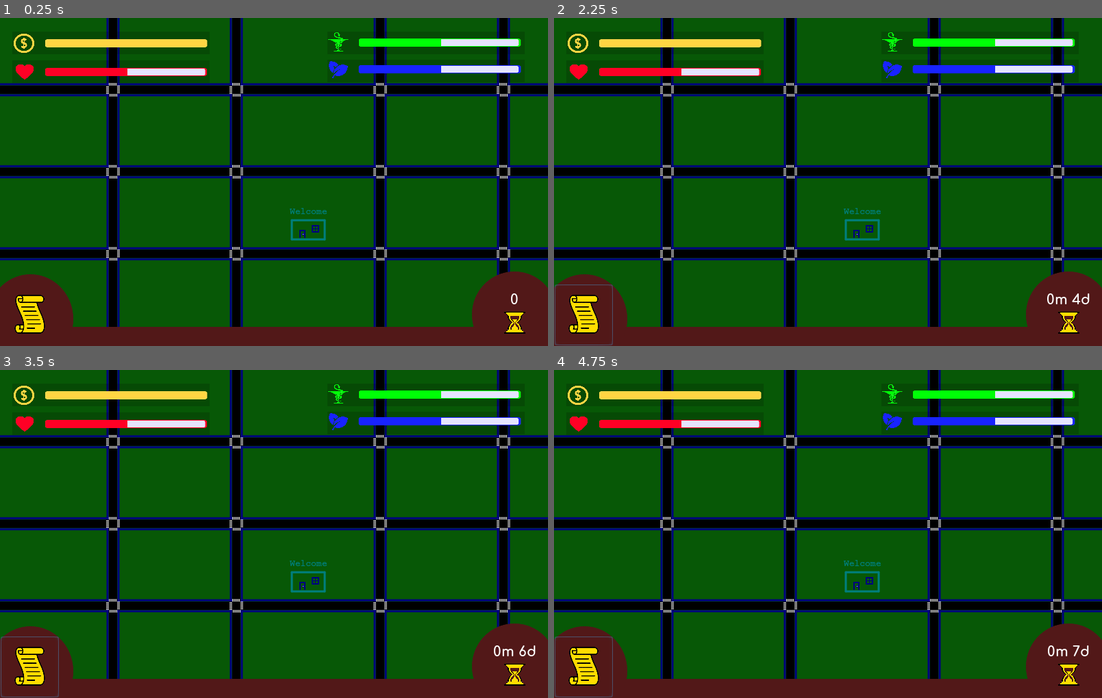
Above: before the commit, frames 1-4 (two rows, left to right).
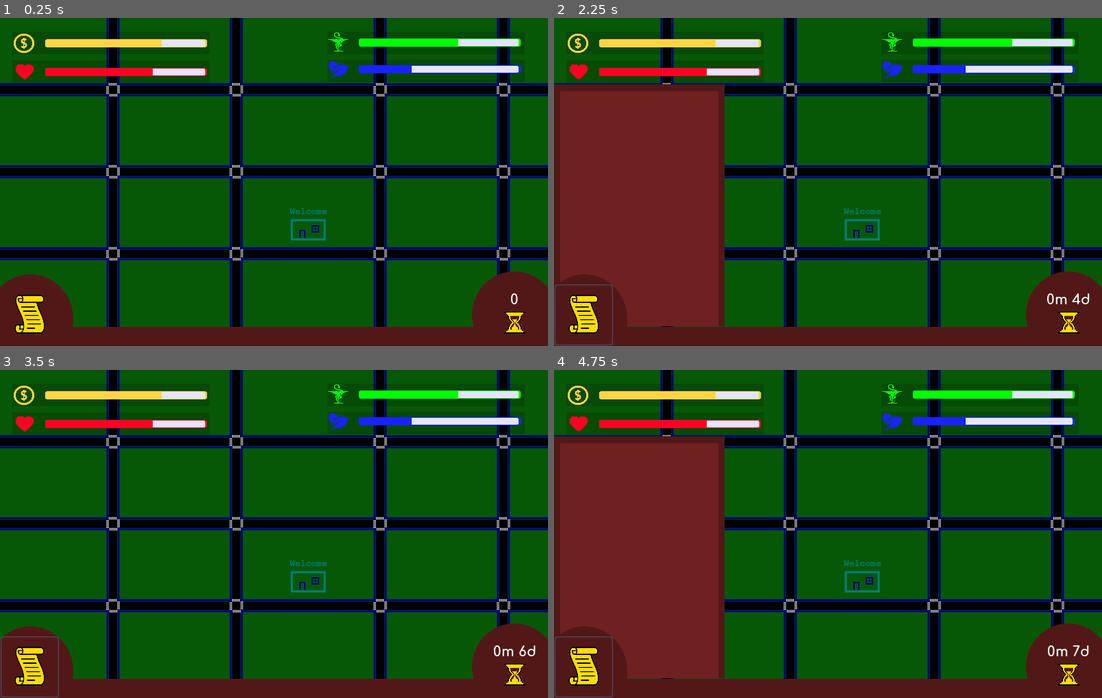
Above: after the commit, the same moments.

Repository: Speedphoenix/Mayor-of-Kanaka
Game: Godot game, scene res://scenes/MainScene.tscn
Same seed, same stepped clock (60 frames per second), same inputs: the game is played once before the commit and once after it.
Inputs (mouse positions are in pixels of both pictures, inside the frame that each line leads up to):
- Up to frame 1 (0.25 s): no input
- Up to frame 2 (2.25 s): click (1069, 323) at 0.5 s; click (1069, 323) at 1.25 s; click (581, 313) at 2 s
- Up to frame 3 (3.5 s): click (27, 665) at 2.75 s
- Up to frame 4 (4.75 s): click (1069, 675) at 3.5 s; click (581, 665) at 4.25 s

The runs differ from the first frame. In frame 1, 0.4% of the frame differs, in the area x 23-84%, y 6-18%; in frame 2, 22%, in the area x 0-84%, y 6-94%; in frame 3, 0.4%; in frame 4, 22%.
Error before the commit: Invalid get index 'currentTurn' (on base: 'Node (GlobalObject.gd)'). (res://scripts/UI/UnderUI.gd:16)

Commit message:
Redo gauge limit and add possibility of any new gauge

Diff:
--- a/scenes/MainScene.tscn
+++ b/scenes/MainScene.tscn
@@ -77,10 +77,7 @@
 [connection signal="eventChanged" from="EventsDisplayer" to="EventsDisplayer/EventsUIController/EventsUI" method="_on_eventChanged"]
 [connection signal="pressed" from="EventsDisplayer/CreateEventButton" to="EventsDisplayer" method="_on_CreateEventButton_pressed"]
 [connection signal="accepted" from="EventsDisplayer/EventsUIController/EventsUI" to="UnderUIController/UnderUI" method="_on_event_accepted"]
-[connection signal="accepted" from="EventsDisplayer/EventsUIController/EventsUI" to="BarsController/BarsUI" method="_on_event_accepted"]
 [connection signal="close" from="EventsDisplayer/EventsUIController/EventsUI" to="EventsDisplayer" method="_on_EventsUI_close"]
-[connection signal="onHold" from="EventsDisplayer/EventsUIController/EventsUI" to="BarsController/BarsUI" method="_on_event_onHold"]
 [connection signal="refused" from="EventsDisplayer/EventsUIController/EventsUI" to="UnderUIController/UnderUI" method="_on_event_refused"]
-[connection signal="refused" from="EventsDisplayer/EventsUIController/EventsUI" to="BarsController/BarsUI" method="_on_event_refused"]
 [connection signal="eventToDisplay" from="UnderUIController/UnderUI" to="EventsDisplayer" method="_on_eventToDisplay"]
 [connection signal="nextTurn" from="UnderUIController/UnderUI" to="EventsDisplayer" method="_on_nextTurn"]
--- a/scripts/GameParameters.gd
+++ b/scripts/GameParameters.gd
@@ -19,6 +19,22 @@
 	"BUDGET": 100,
 }
 
+const PERCENT := {
+	"LOWER": 0,
+	"UPPER": 100,
+}
+export(Dictionary) var gauge_limits: Dictionary = {
+	"BUDGET": {
+		"LOWER": 0,
+		"UPPER": 10000,
+	},
+	"HEALTH": PERCENT,
+	"SATISFACTION": PERCENT,
+	"NATURE": PERCENT,
+	"STRESS": PERCENT,
+}
+
+
 func apply(scene_tree: SceneTree) -> void:
 	var global_object = scene_tree.get_current_scene().get_node("GlobalObject")
 	var event_controller: EventController = global_object.get_node("EventController")
@@ -28,5 +44,6 @@
 	for event in initial_possible_events:
 		event_controller.add_possible_event(event)
 
-	# Applying initial gauges
+	# Applying initial gauges limits and values
+	gauge_controller.set_gauges_limits(gauge_limits)
 	gauge_controller.set_gauges(initial_gauges)
--- a/scripts/GaugeController.gd
+++ b/scripts/GaugeController.gd
@@ -5,24 +5,20 @@
 signal gauge_changed(gauge_name, new_value, old_value)
 
 # Emittedd when the gauges change, and gives the full gauges everytime
-signal gauges_changed(new_gauges, old_gauges)
+# signal gauges_changed(new_gauges, old_gauges)
 
-# TODO check for illegal values on setting the gauges
+# Emitted when a new gauge is created
+# TODO:
+signal gauge_created(gauge_name, value)
 
 export(bool) var emit_signal_on_identical_new_value = false
 
-export(int) var lower_gauge_limit := 0
-
-# This enum is currently not in use
-enum Gauges {HEALTH, SATISFACTION, NATURE, STRESS, BUDGET}
-
-# This may be added to the GameParameters as well
-export(Dictionary) var gauge_limits: Dictionary = {
-	"HEALTH": 100,
-	"SATISFACTION": 100,
-	"NATURE": 100,
-	"STRESS": 100,
-	"BUDGET": 10000,
+# This is set through the GameParameters
+var gauge_limits: Dictionary = {
+	"BUDGET": {
+		"LOWER": 0,
+		"UPPER": 10000,
+	}
 }
 
 # These will generally be set through the game parameters
@@ -35,16 +31,34 @@
 }
 
 
-func _ready():
-	pass
-	# TODO: assert here that every element of the gauge has a limit
-	# and every element of the limits has a gauge
-
 func _gauges_are_different(gauges1: Dictionary, gauges2: Dictionary):
 	for el in gauges1:
 		if gauges1[el] != gauges2[el]:
 			return true
 	return false
+
+func _apply_limits(name: String) -> int:
+	if gauge_limits.has(name):
+		if gauge_limits[name].has("LOWER") && _gauges[name] < gauge_limits[name].LOWER:
+			_gauges[name] = gauge_limits[name].LOWER
+		if gauge_limits[name].has("UPPER") && _gauges[name] < gauge_limits[name].UPPER:
+			_gauges[name] = gauge_limits[name].UPPER
+	return _gauges[name]
+
+# limits should contain either "LOWER", "UPPER" or both
+func set_gauge_limits(name: String, limits: Dictionary) -> void:
+	if !(name in gauge_limits):
+		gauge_limits[name] = {}
+	if "LOWER" in limits:
+		gauge_limits[name]["LOWER"] = limits["LOWER"]
+	if "UPPER" in limits:
+		gauge_limits[name]["UPPER"] = limits["UPPER"]
+	assert(gauge_limits[name]["UPPER"] >= gauge_limits[name]["LOWER"])
+
+# limits should be a dictionary of the same type as gauge_limits
+func set_gauges_limits(limits: Dictionary):
+	for name in limits:
+		set_gauge_limits(name, limits[name])
 
 func get_gauge(name: String) -> int:
 	assert(name in _gauges)
@@ -61,32 +75,18 @@
 	assert(name in _gauges)
 	var old_value = _gauges[name]
 	_gauges[name] = value
-	if emit_signal_on_identical_new_value || old_value != value:
-		emit_signal("gauge_changed", name, _gauges[name], old_value)
-
-func set_gauges(values: Dictionary, send_signal := true) -> void:
-	var old_values = _gauges.duplicate()
-	for gauge_name in values:
-		set_gauge(gauge_name, values[gauge_name])
-	if ((emit_signal_on_identical_new_value
-		|| _gauges_are_different(old_values, _gauges))
-		&& send_signal):
-		emit_signal("gauges_changed", _gauges, old_values)
+	var new_value = _apply_limits(name)
+	if emit_signal_on_identical_new_value || old_value != new_value:
+		emit_signal("gauge_changed", name, new_value, old_value)
 
 func apply_to_gauge(name: String, diff: int) -> void:
 	assert(name in _gauges)
-	var old_value = _gauges[name]
-	_gauges[name] += diff
-	if _gauges[name] > gauge_limits[name]:
-		_gauges[name] = gauge_limits[name]
-	if _gauges[name] < lower_gauge_limit:
-		_gauges[name] = 0
-	if emit_signal_on_identical_new_value || _gauges[name] != old_value:
-		emit_signal("gauge_changed", name, _gauges[name], old_value)
+	set_gauge(name, _gauges[name] + diff)
+
+func set_gauges(values: Dictionary) -> void:
+	for gauge_name in values:
+		set_gauge(gauge_name, values[gauge_name])
 
 func apply_to_gauges(differences: Dictionary) -> void:
-	var old_values = _gauges.duplicate()
 	for gauge_name in differences:
 		apply_to_gauge(gauge_name, differences[gauge_name])
-	if emit_signal_on_identical_new_value || _gauges_are_different(old_values, _gauges):
-		emit_signal("gauges_changed", _gauges, old_values)
--- a/scripts/GlobalObject.gd
+++ b/scripts/GlobalObject.gd
@@ -3,6 +3,7 @@
 
 # Toremove
 var events
+var eventsList = []
 
 export(bool) var devmode := false
 
--- a/scripts/UI/BarsUI.gd
+++ b/scripts/UI/BarsUI.gd
@@ -3,24 +3,31 @@
 onready var global_object: GlobalObject = get_tree().get_current_scene().get_node("GlobalObject")
 onready var gauge_controller: GaugeController = global_object.get_node("GaugeController")
 
-# TODO: use a tween to make the changes animated
+# TODO: use a tween to make the changes animated (except the first one)
 
 # Called when the node enters the scene tree for the first time.
 func _ready():
-	gauge_controller.connect("gauges_changed", self, "_on_gauges_changed")
+	gauge_controller.connect("gauge_changed", self, "_on_gauges_changed")
 
-	var curr_gauges := gauge_controller.get_gauges()
-	# Setting the bars' initial values
-	$BarsController/Budget/BudgetBar.value = curr_gauges.BUDGET
-
-	$BarsController/Health/HealthBar.value = curr_gauges.HEALTH
-	$BarsController/Nature/NatureBar.value = curr_gauges.NATURE
-	$BarsController/Satisfation/SatisfactionBar.value = curr_gauges.SATISFACTION
+#	var curr_gauges := gauge_controller.get_gauges()
+#	# Setting the bars' initial values
+#	$BarsController/Budget/BudgetBar.value = curr_gauges.BUDGET
+#
+#	$BarsController/Health/HealthBar.value = curr_gauges.HEALTH
+#	$BarsController/Nature/NatureBar.value = curr_gauges.NATURE
+#	$BarsController/Satisfation/SatisfactionBar.value = curr_gauges.SATISFACTION
 #	$BarsController/Stress/StressBar.value = curr_gauges.STRESS
 
-func _on_gauges_changed(new_gauges: Dictionary, old_gauges: Dictionary):
-	$BarsController/Budget/BudgetBar.value = new_gauges.BUDGET
-	$BarsController/Health/HealthBar.value = new_gauges.HEALTH
-	$BarsController/Nature/NatureBar.value = new_gauges.NATURE
-	$BarsController/Satisfation/SatisfactionBar.value = new_gauges.SATISFACTION
-#	$BarsController/Stress/StressBar.value = new_gauges.STRESS
+func _on_gauge_changed(gauge_name, new_value, old_value):
+	match gauge_name:
+		"BUDGET":
+			$BarsController/Budget/BudgetBar.value = new_value
+		"HEALTH":
+			$BarsController/Health/HealthBar.value = new_value
+		"SATISFACTION":
+			$BarsController/Satisfation/SatisfactionBar.value = new_value
+		"NATURE":
+			$BarsController/Nature/NatureBar.value = new_value
+		"STRESS":
+#			$BarsController/Stress/StressBar.value = new_value
+			pass
--- a/scripts/UI/UnderUI.gd
+++ b/scripts/UI/UnderUI.gd
@@ -3,7 +3,7 @@
 signal nextTurn
 signal eventToDisplay(eventID)
 
-var currentTurn
+
 var eventsList
 
 onready var global = get_tree().get_current_scene().get_node("GlobalObject")
@@ -13,8 +13,7 @@
 func _ready():
 	turn_controller.connect("miniturn_changed", self, "_on_anyturn_changed")
 	turn_controller.connect("turn_changed", self, "_on_anyturn_changed")
-	currentTurn = global.currentTurn
-	$NextTurnController/CurrentTurnLabel.text =  str(currentTurn)
+	$NextTurnController/CurrentTurnLabel.text =  str(0)
 
 func _on_NextTurnButton_pressed():
 	pass
